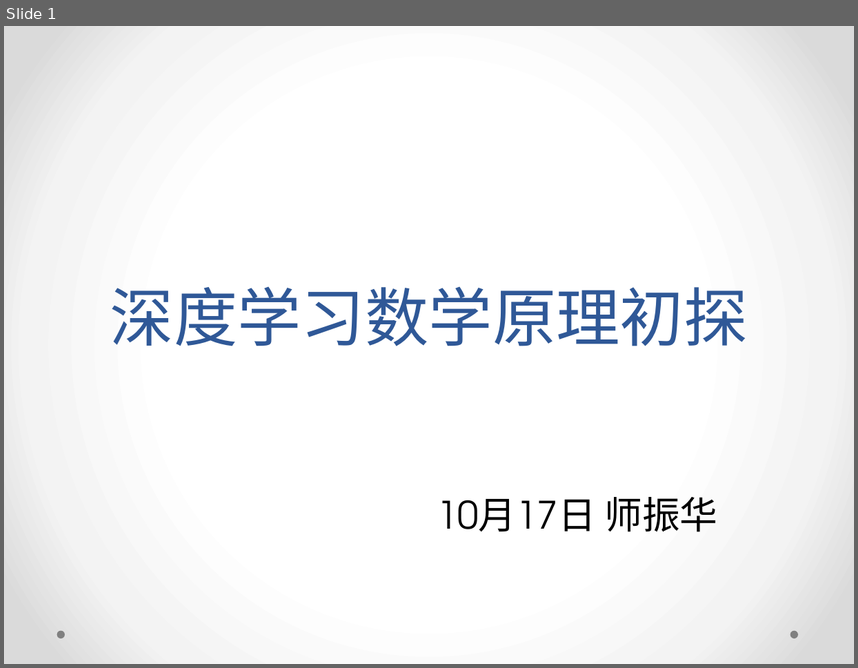
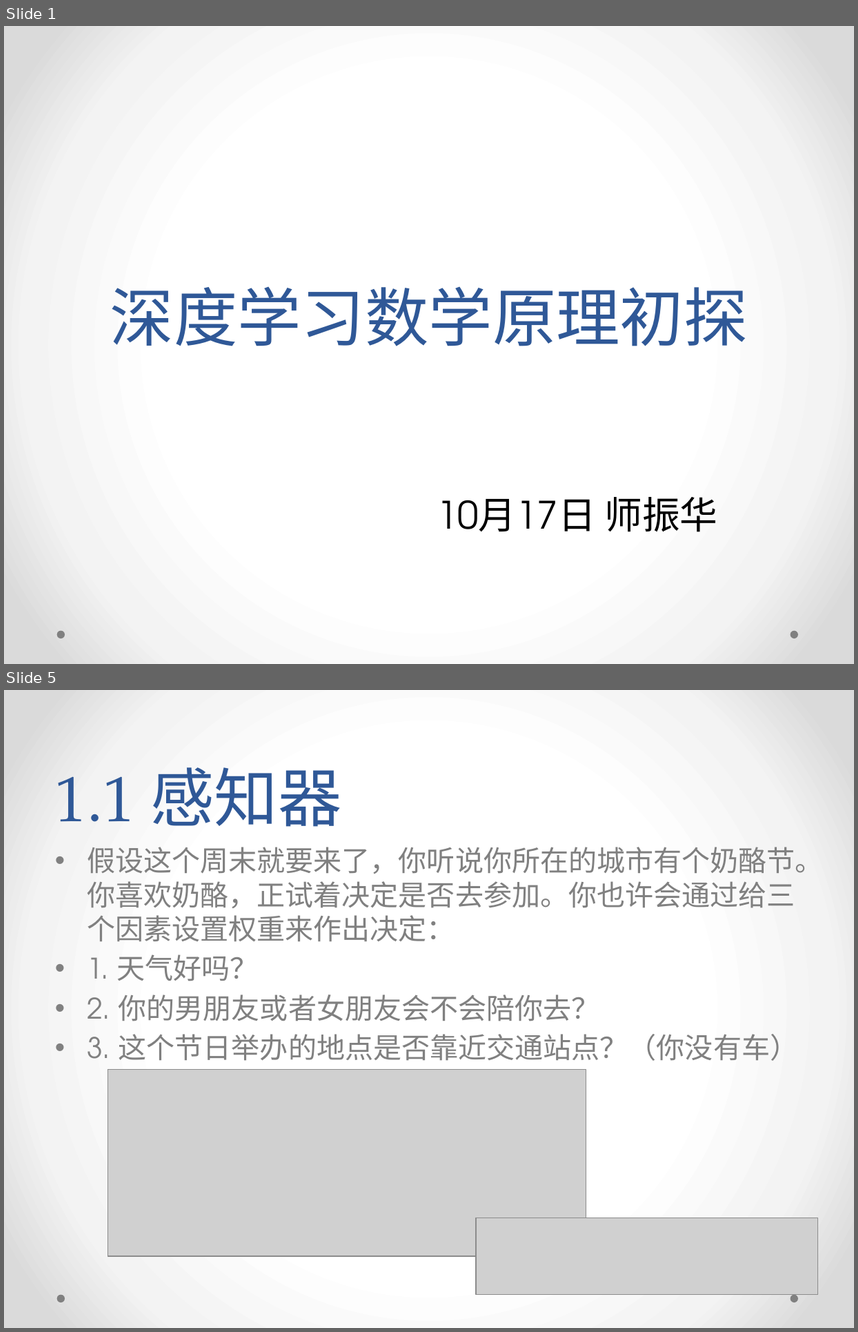
Before and after one commit to yish0000/neuralnetwork, a slide deck: 深度学习数学原理初探.pptx. Shown one above the other, each under a label of ours: slide 1 before the commit, slides 1 and 5 after it; the slides between them are not shown. The pictures are 858x668 and 858x1332 pixels, drawn with LibreOffice and Linux fonts; fonts in the diff are those of the drawing; grey boxes stand for pictures; background and template pictures are left out. Boxes give left, top, right and bottom in pixels: in the first picture for what was removed or moved away, otherwise in the second. Text is boxed around its words. In the diff, an @@ line names an element or a change of style, - is before the commit and + after.

Commit message:
ppt

```diff
--- a/深度学习数学原理初探.pptx
+++ b/深度学习数学原理初探.pptx
@@ slide 5 added at (x1=4, y1=690, x2=854, y2=1328), background gradient #FFFFFF to #F4F4F4 to #DADADA; not listed: 2 template elements that a slide beside it also shows @@
@@ title added at (x1=55, y1=767, x2=342, y2=827), 54 pt, text #2F5897 @@
+1.1 感知器
@@ text added at (x1=87, y1=847, x2=824, y2=1072), 24 pt, text #808080 @@
+• 假设这个周末就要来了，你听说你所在的城市有个奶酪节。你喜欢奶酪，正试着决定是否去参加。你也许会通过给三个因素设置权重来作出决定：
+• 1. 天⽓好吗？
+• 2. 你的男朋友或者⼥朋友会不会陪你去？
+• 3. 这个节⽇举办的地点是否靠近交通站点？（你没有⻋）
@@ picture added at (x1=107, y1=1069, x2=586, y2=1256) @@
@@ picture added at (x1=476, y1=1217, x2=818, y2=1294) @@
```
Also in this commit, not shown: 5 other slides added, 1 slide removed.
